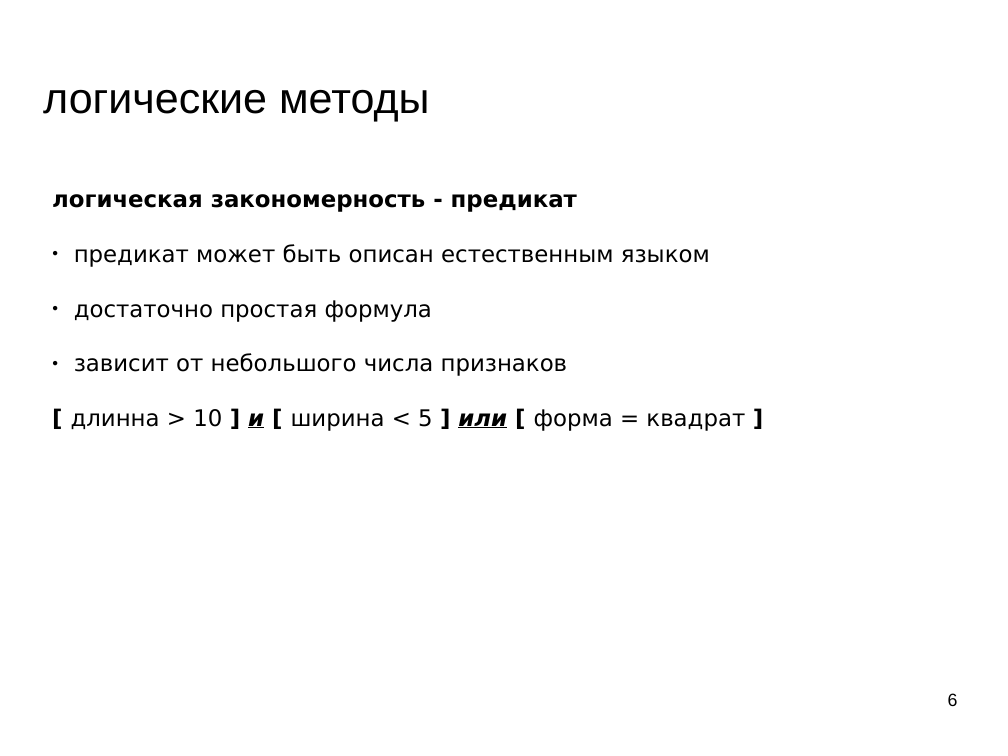
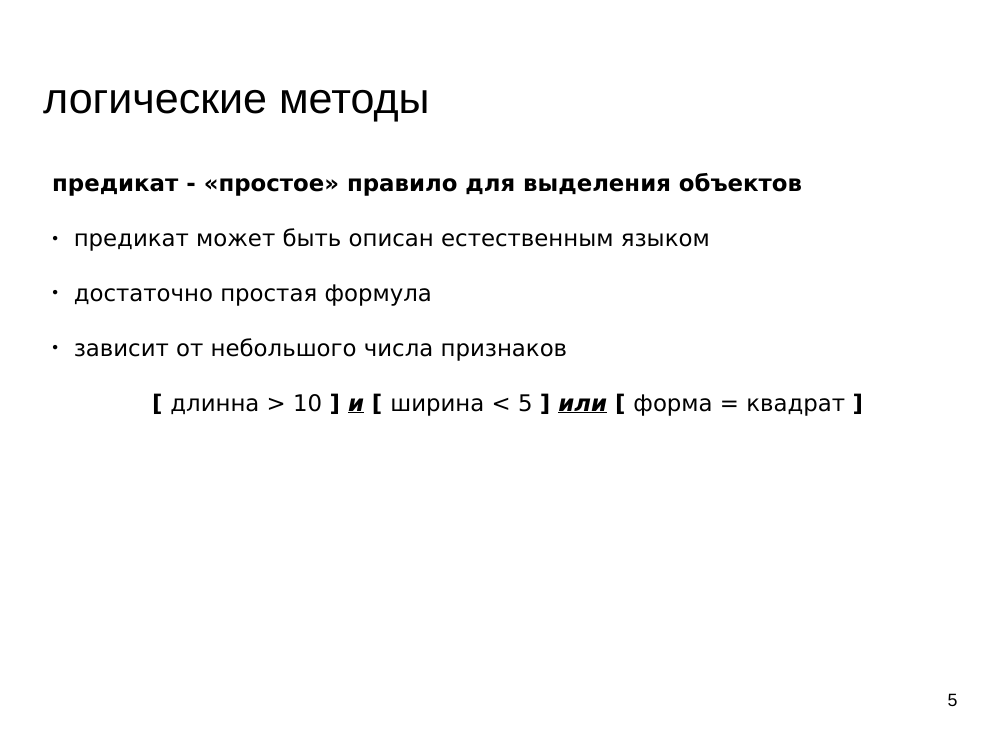
Before and after one commit to mechanoid5/ml_lectorium_legacy, a slide deck: slide 5 of 06-logical.odp (slide 6 before the commit). Drawn at 1008x756 pixels with LibreOffice and Linux fonts; fonts in the diff are those of the drawing; background and template pictures are left out. Boxes give left, top, right and bottom in pixels: in the first picture for what was removed or moved away, otherwise in the second. Text is boxed around its words. In the diff, an @@ line names an element or a change of style, - is before the commit and + after.

```diff
--- a/06-logical.odp
+++ b/06-logical.odp
@@ text "предикат - «простое» правило для ...": place and size @@
-text "предикат - «простое» правило для ..." at [52,194,745,431]
+text "предикат - «простое» правило для ..." at [52,173,845,416]
@@ text at [52,173,802,196]: text changed @@
-логическая закономерность - предикат
+предикат - «простое» правило для выделения объектов
@@ text at [170,394,845,416]: alignment left to centre @@
@@ page number at [948,693,958,706]: text changed @@
-6
+5
```
Also in this commit, not shown: 19 other slides changed, 1 slide added, 12 slides removed, 1 other file.
